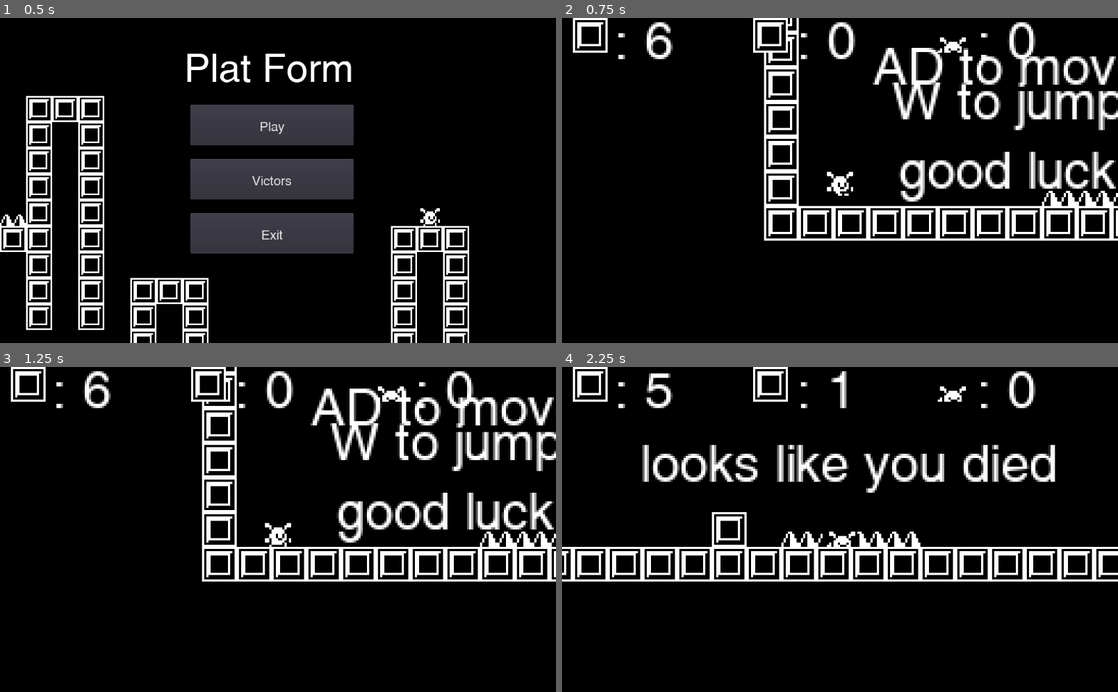
Above: before the commit, frames 1-4 (two rows, left to right).
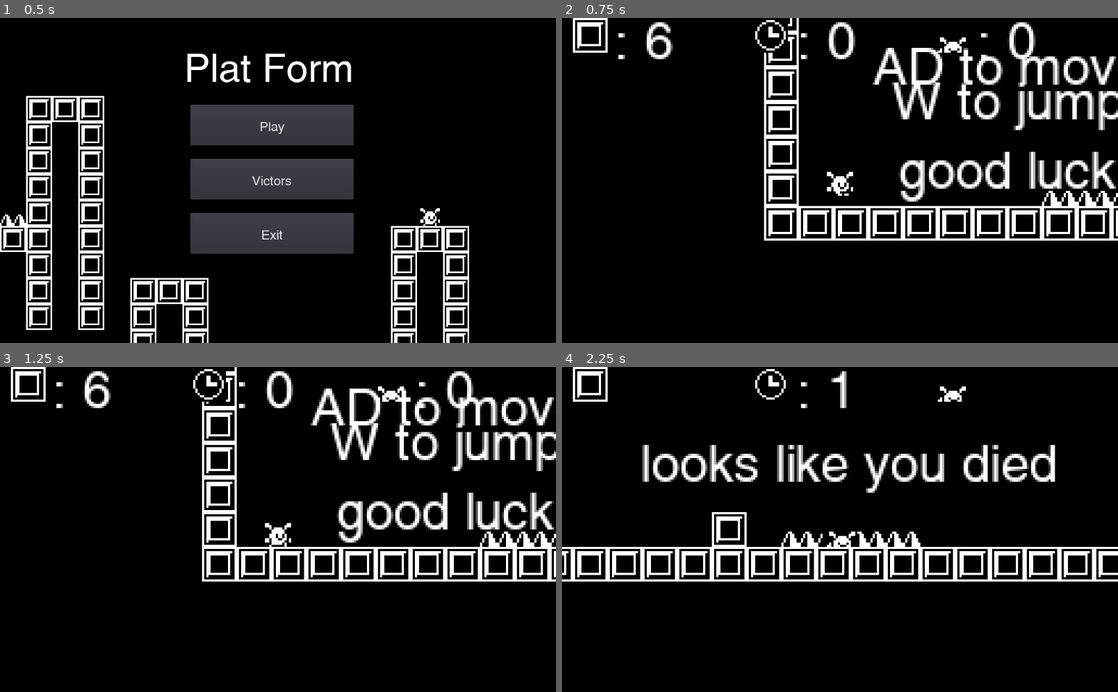
Above: after the commit, the same moments.

Repository: thomasapope/plat-form
Game: Godot game, scene res://scenes/Main.tscn
Same seed, same stepped clock (60 frames per second), same inputs: the game is played once before the commit and once after it.
Inputs (mouse positions are in pixels of both pictures, inside the frame that each line leads up to):
- Up to frame 1 (0.5 s): no input
- Up to frame 2 (0.75 s): click "Play" at 0.5 s
- Up to frame 3 (1.25 s): no input
- Up to frame 4 (2.25 s): tap Enter at 1.25, 2 s; move the mouse to (962, 513) at 1.27 s; hold D (right) from 1.28 s (still down); click (962, 513) at 1.42 s; tap W (jump) at 1.52 s; move the mouse to (728, 545) at 2.02 s

Frame 1 is identical in both runs. In frame 2, 0.4% of the frame differs, in the area x 34-41%, y 0-11%; in frame 3, 0.4%; in frame 4, 1.1%, in the area x 10-86%, y 0-13%.
Error before the commit: Invalid set index 'visible' (on base: 'null instance') with value of type 'bool'. (res://scripts/World.gd:72)

Commit message:
Add Timer Icon #5

Diff:
--- a/project.godot
+++ b/project.godot
@@ -36,6 +36,30 @@
 back=false
 background=false
 
+[importer_defaults]
+
+texture={
+"compress/bptc_ldr": 0,
+"compress/hdr_mode": 0,
+"compress/lossy_quality": 0.7,
+"compress/mode": 0,
+"compress/normal_map": 0,
+"detect_3d": false,
+"flags/anisotropic": false,
+"flags/filter": false,
+"flags/mipmaps": false,
+"flags/repeat": 0,
+"flags/srgb": 2,
+"process/HDR_as_SRGB": false,
+"process/fix_alpha_border": true,
+"process/invert_color": false,
+"process/normal_map_invert_y": false,
+"process/premult_alpha": false,
+"size_limit": 0,
+"stream": false,
+"svg/scale": 1.0
+}
+
 [input]
 
 left={
--- a/scenes/World.tscn
+++ b/scenes/World.tscn
@@ -12,6 +12,7 @@
 [ext_resource path="res://sound/win.wav" type="AudioStream" id=10]
 [ext_resource path="res://scripts/TimeTracker.gd" type="Script" id=11]
 [ext_resource path="res://art/tile_0011.png" type="Texture" id=12]
+[ext_resource path="res://art/tile_0370.png" type="Texture" id=13]
 
 [node name="World" type="Node2D"]
 script = ExtResource( 5 )
@@ -133,8 +134,6 @@
 custom_constants/separation = 3
 
 [node name="BlockIcon" type="TextureRect" parent="Camera2D/GUI/GUI/Blocks"]
-anchor_top = 0.1
-anchor_bottom = 0.1
 margin_right = 16.0
 margin_bottom = 16.0
 rect_min_size = Vector2( 16, 16 )
@@ -161,14 +160,12 @@
 size_flags_vertical = 4
 
 [node name="TimeIcon" type="TextureRect" parent="Camera2D/GUI/GUI/Time"]
-anchor_top = 0.1
-anchor_bottom = 0.1
 margin_right = 16.0
 margin_bottom = 16.0
 rect_min_size = Vector2( 16, 16 )
 size_flags_horizontal = 4
 size_flags_vertical = 4
-texture = ExtResource( 12 )
+texture = ExtResource( 13 )
 stretch_mode = 1
 
 [node name="TimeLabel" type="Label" parent="Camera2D/GUI/GUI/Time"]
--- a/scripts/World.gd
+++ b/scripts/World.gd
@@ -69,8 +69,8 @@
 	$ResetTimer.start()
 
 	$Tutorials.visible = false
-	$Camera2D/GUI/DeathCountLabel.visible = false
-	$"Camera2D/GUI//GUI/Blocks/Block Label".visible = false
+	$Camera2D/GUI/GUI/Deaths/DeathCountLabel.visible = false
+	$"Camera2D/GUI/GUI/Blocks/Block Label".visible = false
 
 	game_data.death_count += 1
 	var error_code = ResourceSaver.save(save_filename, game_data)
Binary file added: art/tile_0370.png
Not shown, added: art/tile_0370.png.import
Not shown: 1 places in scenes/World.tscn that only renumber resources
